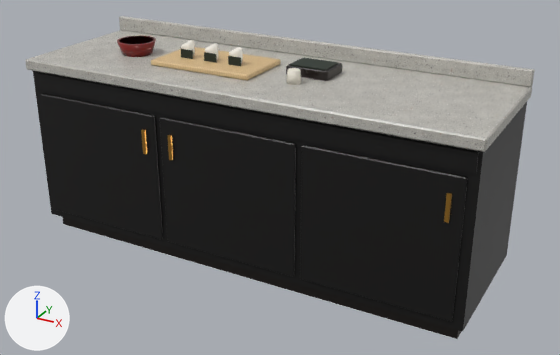
A saved change to the Blender file blender/prepcounter.blend.
Both versions are drawn from a 50 mm lens placed at (2.33, -4.04, 2.57), pointed at (0.12, -0.01, 0.55). Every picture has the same lights, and +X, +Y and +Z are marked at lower left. The first picture is the older version.

Names of what the first picture shows: 'PrepBody', 'PrepSet'.
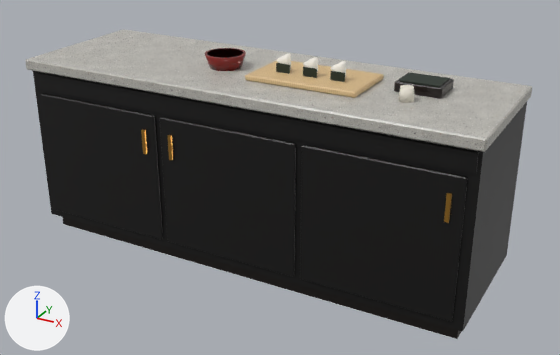
Boxes [x1, y1, x2, y2] around the edits, measured in the pictures (560 x 355 px):
'PrepBody', reshaped: before [25, 16, 535, 339]; after [25, 29, 532, 339]
'PrepSet', moved: before [117, 36, 342, 85]; after [205, 48, 454, 103]
part 1 of me_cube_011, deleted: before [119, 16, 535, 87]

The change, as a diff of the scene's bpy script:
```diff
--- a/blender/prepcounter.blend.py
+++ b/blender/prepcounter.blend.py
@@ me_cube_011 @@
 # used by ob_prepbody; parent = ob_prepcounter; location = (0.0, 0.04, 0.05)
-me_cube_011.from_pydata(...)  # 168 vertices, 166 faces; spans x -1.52..1.52, y -0.54..0.46, z -0.05..1.29
+me_cube_011.from_pydata(...)  # 144 vertices, 140 faces; spans x -1.52..1.52, y -0.54..0.46, z -0.05..1.19
+# me_cube_011 part 1: the loose piece of 24 vertices spanning x -1.52..1.52, y 0.42..0.46, z 1.19..1.29 is deleted
 me_cube_011.materials.append(mat_prepkick)
@@ ob_prepset @@
 ob_prepset.parent = ob_prepcounter
-ob_prepset.location = (-0.35, -0.01, 1.254)
+ob_prepset.location = (0.35, -0.01, 1.254)
```
